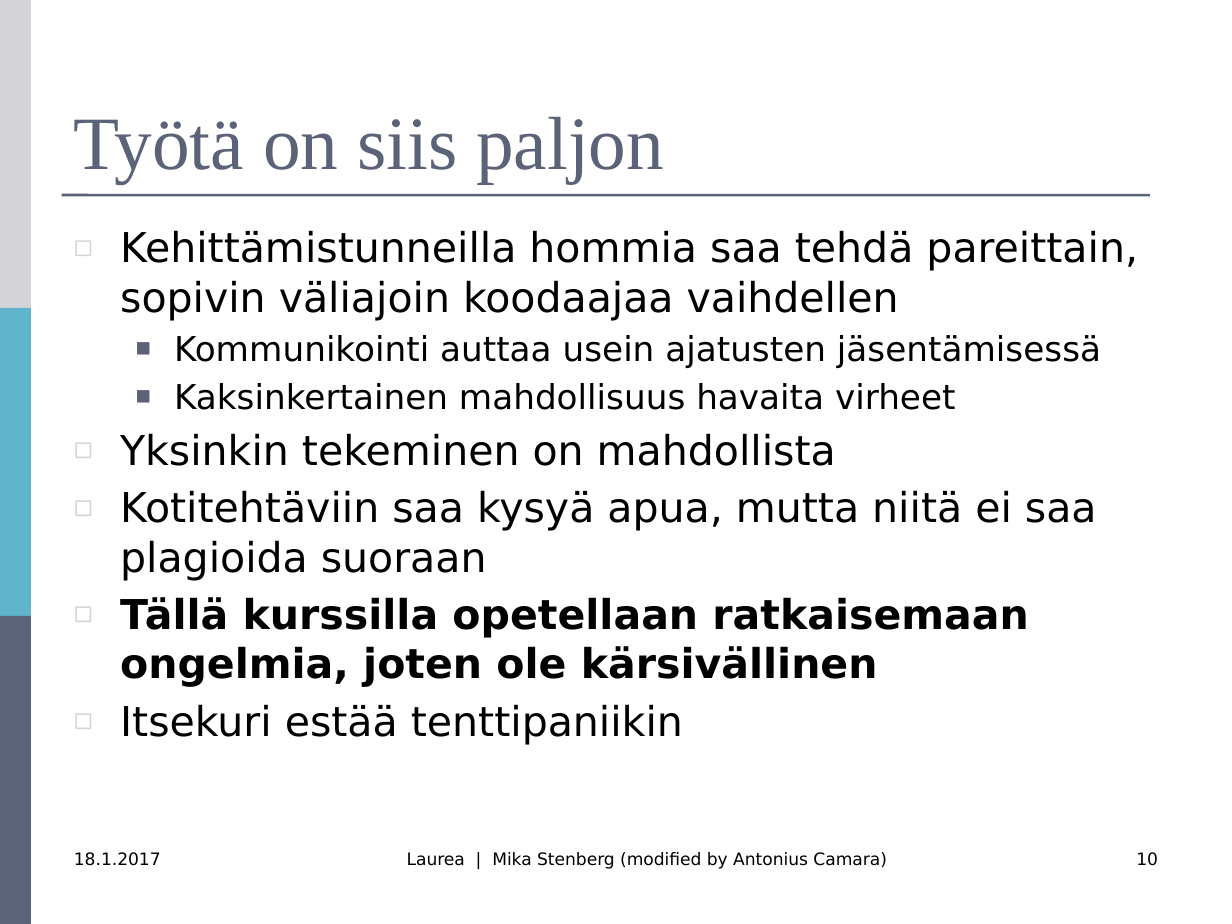
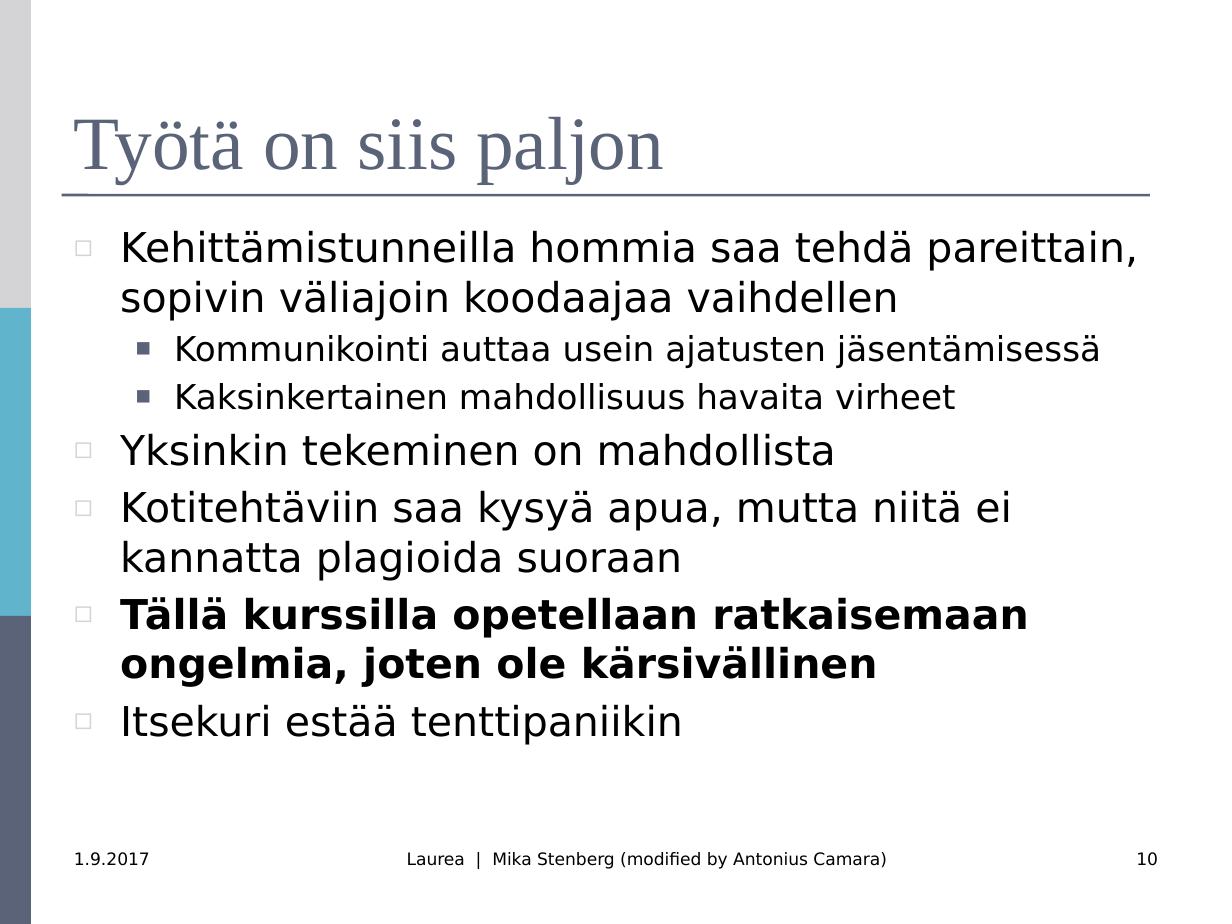
Before and after one commit to mjstenbe/OO_2017, a slide deck: slide 10 of Lecture materials (Antonius)/R0027-Luento-1-Intro.pptx. Drawn at 1232x924 pixels with LibreOffice and Linux fonts; fonts in the diff are those of the drawing. Boxes give left, top, right and bottom in pixels: in the first picture for what was removed or moved away, otherwise in the second. Text is boxed around its words. In the diff, an @@ line names an element or a change of style, - is before the commit and + after.

```diff
--- a/Lecture materials (Antonius)/R0027-Luento-1-Intro.pptx
+++ b/Lecture materials (Antonius)/R0027-Luento-1-Intro.pptx
@@ text at [120, 490, 1012, 581]: text changed @@
-◻ Kotitehtäviin saa kysyä apua, mutta niitä ei saa plagioida suoraan
+◻ Kotitehtäviin saa kysyä apua, mutta niitä ei kannatta plagioida suoraan
@@ text at [74, 852, 150, 866]: text changed @@
-18.1.2017
+1.9.2017
```
Also in this commit, not shown: 7 other slides changed, 3 other files.
